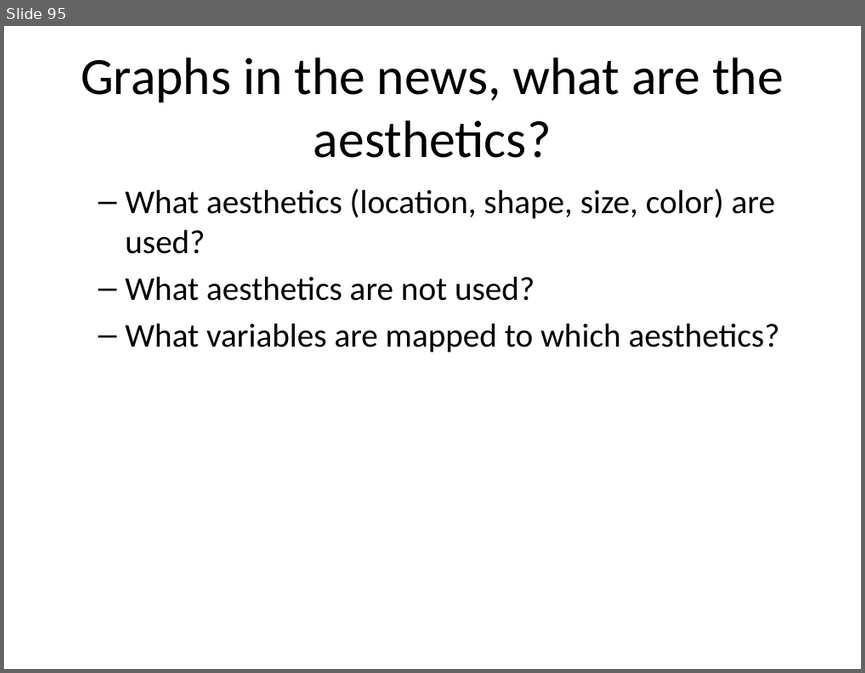
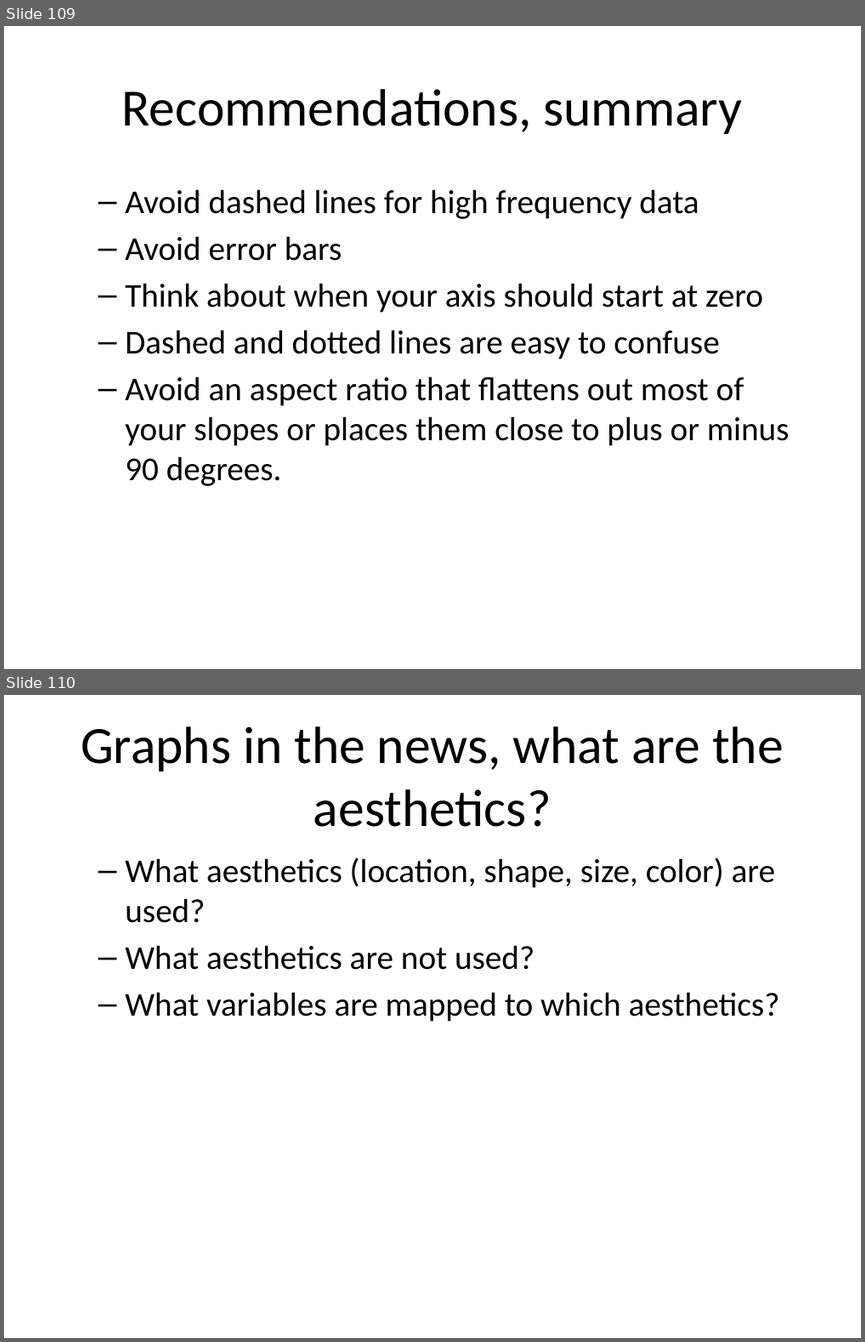
Before and after one commit to pmean/data-visualization, a slide deck: data-viz-03/src/complete-lecture-linegraphs.pptx. Shown one above the other, each under a label of ours: slide 95 before the commit, slides 109 and 110 after it. The pictures are 865x673 and 865x1342 pixels, drawn with LibreOffice and Linux fonts; fonts in the diff are those of the drawing. Boxes give left, top, right and bottom in pixels: in the first picture for what was removed or moved away, otherwise in the second. Text is boxed around its words. In the diff, an @@ line names an element or a change of style, - is before the commit and + after.

Commit message:
First draft of data-viz-03

```diff
--- a/data-viz-03/src/complete-lecture-linegraphs.pptx
+++ b/data-viz-03/src/complete-lecture-linegraphs.pptx
@@ slide 109 added at (4, 26, 861, 669), background #FFFFFF @@
@@ title added at (121, 89, 742, 134), 44 pt, text #000000 @@
+Recommendations, summary
@@ text added at (125, 189, 789, 486), 28 pt, text #000000 @@
+  – Avoid dashed lines for high frequency data
+  – Avoid error bars
+  – Think about when your axis should start at zero
+  – Dashed and dotted lines are easy to confuse
+  – Avoid an aspect ratio that flattens out most of your slopes or places them close to plus or minus 90 degrees.
@@ what was slide 95 is now slide 110 @@
```
Also in this commit, not shown: 9 slides changed, 19 other slides added, 5 slides removed, 7 other files.
